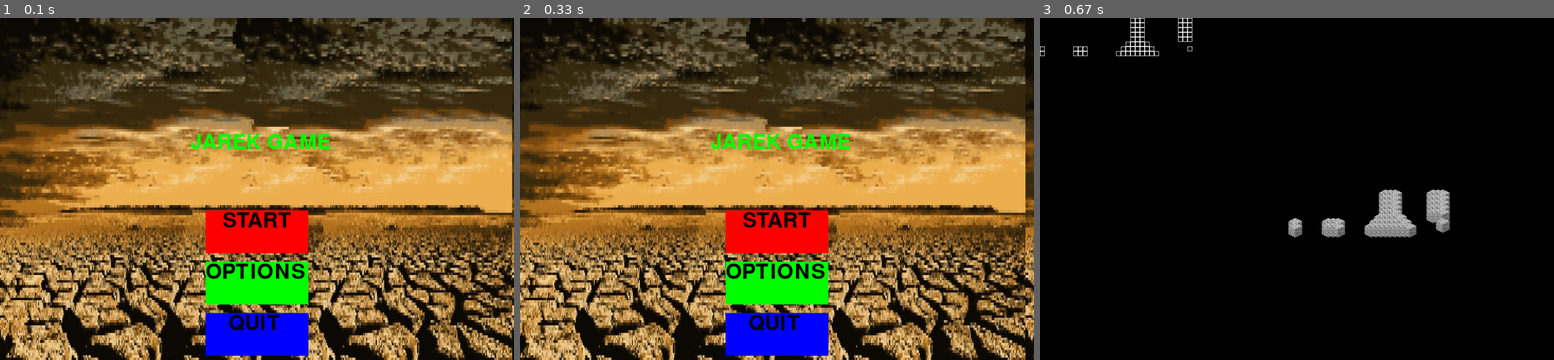
Above: before the commit, frames 1-3 (left to right).
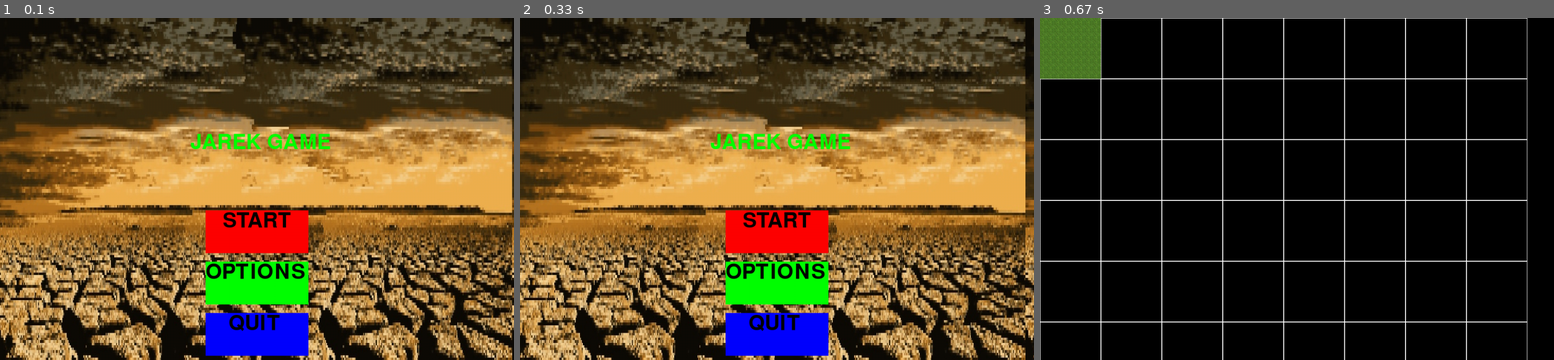
Above: after the commit, the same moments.

Repository: heavykisiel/PygameProject2
Game: pygame game, started from main.py
Same seed, same stepped clock (60 frames per second), same inputs: the game is played once before the commit and once after it.
Inputs:
- Up to frame 1 (0.1 s): no input
- Up to frame 2 (0.33 s): no input
- Up to frame 3 (0.67 s): click "START" at 0.38 s

Frames 1-2 are identical in both runs. In frame 3, 8.8% of the frame differs, in the area x 0-95%, y 0-100%.

Commit message:
map rendering in progress 2

Diff:
--- a/Gameplay.py
+++ b/Gameplay.py
@@ -1,4 +1,5 @@
 import pygame
+from map import Map
 
 
 class Gameplay:
@@ -8,18 +9,17 @@
         self.screen.fill((0, 0, 0))
         self.display = pygame.Surface((300, 300))
 
-        self.block = pygame.image.load('textures/block.png').convert()
-        self.block = pygame.transform.scale(self.block, (32, 32))
+        self.block = pygame.image.load('textures/grass.jpg').convert()
+        self.block = pygame.transform.scale(self.block, (16, 16))
         self.block.set_colorkey((0, 0, 0))
+        self.map_Data = Map.Map()
         self.LoadNewGame()
 
     def LoadNewGame(self):
-        f = open('map/map1.txt')
-        map_data = [[int(c) for c in row] for row in f.read().split('\n')]
-        f.close()
-        print(map_data)
-        for y, row in enumerate(map_data):
+        for y, row in enumerate(self.map_Data.ChunkMap):
             for x, tile in enumerate(row):
                 if tile:
-                    pygame.draw.rect(self.screen, (255, 255, 255), pygame.Rect(x * 10, y * 10, 10, 10), 1)
-                    self.screen.blit(self.block, (520 + x * 10, 360 + y * 10))
+                    pygame.draw.rect(self.screen, (255, 255, 255), pygame.Rect(x * 128, y * 128, 128, 128), 1)
+                    for rowC in range(8):
+                        for tileC in range(8):
+                            self.screen.blit(self.block, (rowC * 16, tileC * 16))
--- a/buttonHandler.py
+++ b/buttonHandler.py
@@ -23,7 +23,6 @@
     elif selected_button_index == 2:
         print(selected_button_index)
     elif selected_button_index == 404:
-        # print(selected_button_index)
         pass
     else:
         print(selected_button_index)
--- a/main.py
+++ b/main.py
@@ -65,7 +65,7 @@
                 for event in pygame.event.get():
                     if event.type == QUIT:
                         running = False
-                        Gameplay()
+                        Gameplay(self.screen)
             elif self.current_Game_State == "quit":
                 running = False
                 pygame.display.quit()
--- /dev/null
+++ b/map/Map.py
@@ -0,0 +1,23 @@
+
+
+class Map:
+    def __init__(self):
+        self.ChunksX = 8  # 64
+        self.ChunksY = 8  # 64
+
+        self.ChunkMap = [[[0, 0] for x in range(self.ChunksX)] for y in range(self.ChunksY)]
+        self.mapPrinter()
+
+    def mapPrinter(self):
+
+        for enumi, i in enumerate(self.ChunkMap):
+            for enumj, j in enumerate(i):
+                self.ChunkMap[enumi][enumj] = [enumi, enumj]
+
+        print(self.ChunkMap)
+
+    def rendaerMap(self):
+        pass
+
+
+ChunkSize = {'x': 8, 'y': 8}
--- a/map/map1.txt
+++ b/map/map1.txt
@@ -1,8 +1,24 @@
-00000000000000000001110000000111
-00000000000000000001110000000111
-00000000000000000001110000000111
-00000000000000000001110000000111
-00000000000000000001110000000111
-00000000000000000011111000000000
-10000001110000000111111100000001
-10000001110000001111111110000000
+111111111111111111111111111111111
+111111111111111111111111111111111
+111111111111111111111111111111111
+111111111111111111111111111111111
+111111111111111111111111111111111
+111111111111111111111111111111111
+111111111111111111111111111111111
+111111111111111111111111111111111
+111111111111111111111111111111111
+111111111111111111111111111111111
+111111111111111111111111111111111
+111111111111111111111111111111111
+111111111111111111111111111111111
+111111111111111111111111111111111
+111111111111111111111111111111111
+111111111111111111111111111111111
+111111111111111111111111111111111
+111111111111111111111111111111111
+111111111111111111111111111111111
+111111111111111111111111111111111
+111111111111111111111111111111111
+111111111111111111111111111111111
+111111111111111111111111111111111
+111111111111111111111111111111111
--- a/textures/TextureLoader.py
+++ b/textures/TextureLoader.py
@@ -16,7 +16,6 @@
     screen.blit(bg, (screenSize[0] + i, 0))
     if i == -screenSize[0]:
         screen.blit(bg, (screenSize[0] + i, 0))
-        print(pygame.mouse.get_pos(), bg.get_width(), bg.get_height())
         i = 0
     i -= 1
     return i
Binary file added: textures/grass.jpg
